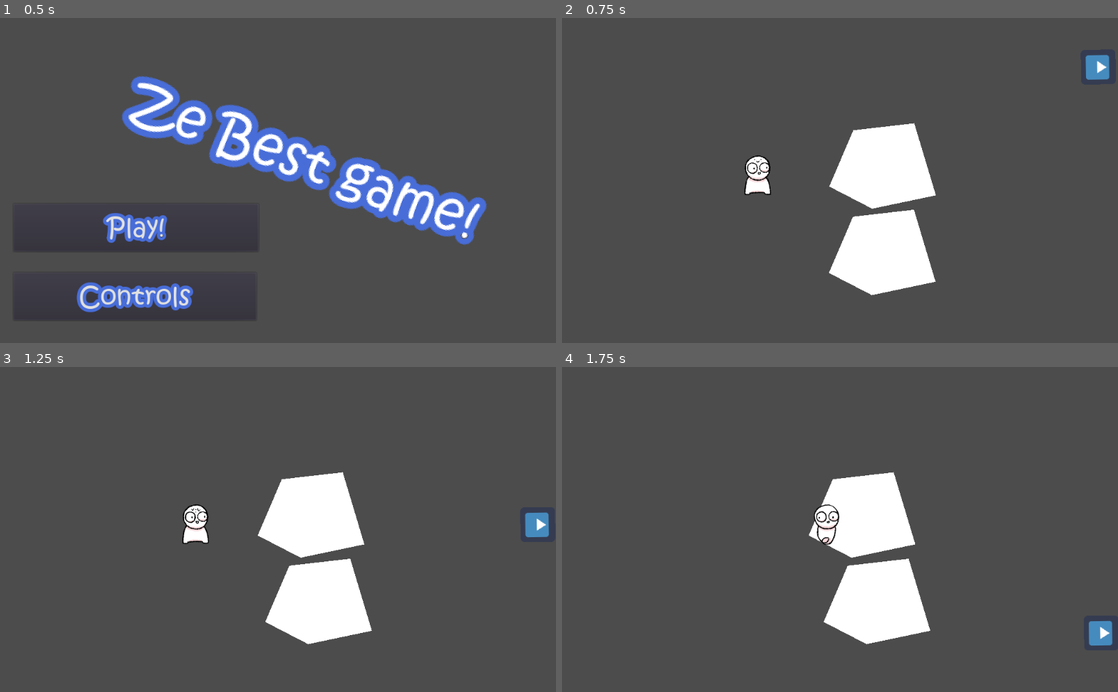
Above: before the commit, frames 1-4 (two rows, left to right).
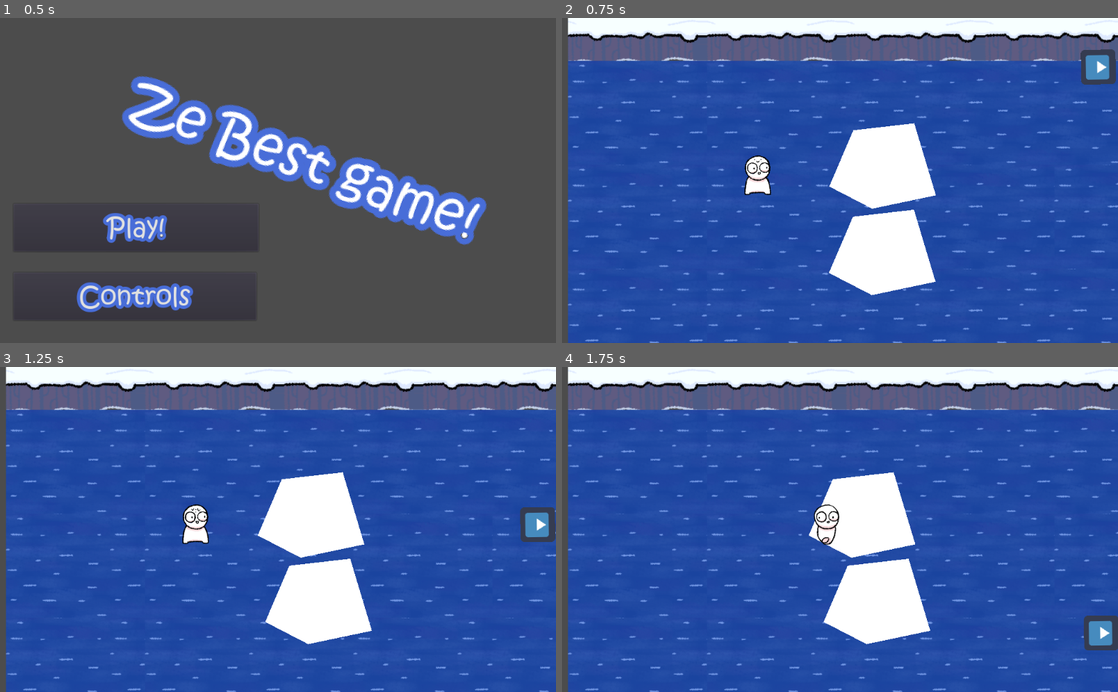
Above: after the commit, the same moments.

Repository: CrushLite/realGMTK2021
Game: Godot game, scene res://Scenes/LevelManager.tscn
Two runs of this game, one before a commit and one after it. Both use one fixed random seed, a clock stepped at 60 frames per second and the inputs below. The engine's default icon, where the game draws it, is replaced by a stand-in: a white triangle on a blue panel in a dark square.
Inputs (mouse positions are in pixels of both pictures, inside the frame that each line leads up to):
- Up to frame 1 (0.5 s): no input
- Up to frame 2 (0.75 s): click "Play!" at 0.5 s
- Up to frame 3 (1.25 s): no input
- Up to frame 4 (1.75 s): move the mouse to (962, 513) at 1.27 s; hold Right (move_right) from 1.28 s (still down); tap X (pull_rope) at 1.35 s; click (962, 513) at 1.42 s

Frame 1 is identical in both runs. In frame 2, 91% of the frame differs, in the area x 1-100%, y 0-100%; in frame 3, 91%; in frame 4, 91%.

Commit message:
Added textures

Diff:
--- a/src/Scenes/Player.tscn
+++ b/src/Scenes/Player.tscn
@@ -8,125 +8,125 @@
 [ext_resource path="res://Art/Panic_balance.png" type="Texture" id=6]
 [ext_resource path="res://Art/Panic heave.png" type="Texture" id=7]
 
-[sub_resource type="CircleShape2D" id=17]
+[sub_resource type="CircleShape2D" id=1]
 radius = 31.1006
 
-[sub_resource type="CircleShape2D" id=18]
+[sub_resource type="CircleShape2D" id=2]
 radius = 1.0
 
-[sub_resource type="AtlasTexture" id=19]
+[sub_resource type="AtlasTexture" id=3]
 flags = 4
 atlas = ExtResource( 4 )
 region = Rect2( 0, 0, 180, 180 )
 
-[sub_resource type="AtlasTexture" id=20]
+[sub_resource type="AtlasTexture" id=4]
 flags = 4
 atlas = ExtResource( 4 )
 region = Rect2( 180, 0, 180, 180 )
 
-[sub_resource type="AtlasTexture" id=3]
+[sub_resource type="AtlasTexture" id=5]
 flags = 4
 atlas = ExtResource( 6 )
 region = Rect2( 0, 0, 180, 180 )
 
-[sub_resource type="AtlasTexture" id=4]
+[sub_resource type="AtlasTexture" id=6]
 flags = 4
 atlas = ExtResource( 6 )
-region = Rect2( 180, 0, 180, 180 )
-
-[sub_resource type="AtlasTexture" id=5]
-flags = 4
-atlas = ExtResource( 3 )
-region = Rect2( 0, 0, 180, 180 )
-
-[sub_resource type="AtlasTexture" id=6]
-flags = 4
-atlas = ExtResource( 3 )
 region = Rect2( 180, 0, 180, 180 )
 
 [sub_resource type="AtlasTexture" id=7]
 flags = 4
 atlas = ExtResource( 3 )
-region = Rect2( 360, 0, 180, 180 )
+region = Rect2( 0, 0, 180, 180 )
 
 [sub_resource type="AtlasTexture" id=8]
 flags = 4
 atlas = ExtResource( 3 )
-region = Rect2( 0, 180, 180, 180 )
+region = Rect2( 180, 0, 180, 180 )
 
 [sub_resource type="AtlasTexture" id=9]
 flags = 4
 atlas = ExtResource( 3 )
+region = Rect2( 360, 0, 180, 180 )
+
+[sub_resource type="AtlasTexture" id=10]
+flags = 4
+atlas = ExtResource( 3 )
+region = Rect2( 0, 180, 180, 180 )
+
+[sub_resource type="AtlasTexture" id=11]
+flags = 4
+atlas = ExtResource( 3 )
 region = Rect2( 180, 180, 180, 180 )
 
-[sub_resource type="AtlasTexture" id=10]
+[sub_resource type="AtlasTexture" id=12]
 flags = 4
 atlas = ExtResource( 5 )
 region = Rect2( 0, 0, 180, 180 )
 
-[sub_resource type="AtlasTexture" id=11]
+[sub_resource type="AtlasTexture" id=13]
 flags = 4
 atlas = ExtResource( 5 )
 region = Rect2( 180, 0, 180, 180 )
 
-[sub_resource type="AtlasTexture" id=12]
+[sub_resource type="AtlasTexture" id=14]
 flags = 4
 atlas = ExtResource( 5 )
 region = Rect2( 0, 180, 180, 180 )
 
-[sub_resource type="AtlasTexture" id=13]
+[sub_resource type="AtlasTexture" id=15]
 flags = 4
 atlas = ExtResource( 5 )
 region = Rect2( 180, 180, 180, 180 )
 
-[sub_resource type="AtlasTexture" id=21]
+[sub_resource type="AtlasTexture" id=16]
 flags = 4
 atlas = ExtResource( 7 )
 region = Rect2( 0, 0, 180, 180 )
 
-[sub_resource type="AtlasTexture" id=22]
+[sub_resource type="AtlasTexture" id=17]
 flags = 4
 atlas = ExtResource( 7 )
 region = Rect2( 180, 0, 180, 180 )
 
-[sub_resource type="AtlasTexture" id=23]
+[sub_resource type="AtlasTexture" id=18]
 flags = 4
 atlas = ExtResource( 7 )
 region = Rect2( 360, 0, 180, 180 )
 
-[sub_resource type="AtlasTexture" id=24]
+[sub_resource type="AtlasTexture" id=19]
 flags = 4
 atlas = ExtResource( 7 )
 region = Rect2( 0, 180, 180, 180 )
 
-[sub_resource type="AtlasTexture" id=25]
+[sub_resource type="AtlasTexture" id=20]
 flags = 4
 atlas = ExtResource( 7 )
 region = Rect2( 180, 180, 180, 180 )
 
-[sub_resource type="SpriteFrames" id=16]
+[sub_resource type="SpriteFrames" id=21]
 animations = [ {
-"frames": [ SubResource( 19 ), SubResource( 20 ) ],
+"frames": [ SubResource( 3 ), SubResource( 4 ) ],
 "loop": true,
 "name": "Idle",
 "speed": 5.0
 }, {
-"frames": [ SubResource( 3 ), SubResource( 4 ) ],
+"frames": [ SubResource( 5 ), SubResource( 6 ) ],
 "loop": true,
 "name": "Balance",
 "speed": 5.0
 }, {
-"frames": [ SubResource( 5 ), SubResource( 6 ), SubResource( 7 ), SubResource( 8 ), SubResource( 9 ) ],
+"frames": [ SubResource( 7 ), SubResource( 8 ), SubResource( 9 ), SubResource( 10 ), SubResource( 11 ) ],
 "loop": true,
 "name": "Yeet",
 "speed": 12.0
 }, {
-"frames": [ SubResource( 10 ), SubResource( 11 ), SubResource( 12 ), SubResource( 13 ) ],
+"frames": [ SubResource( 12 ), SubResource( 13 ), SubResource( 14 ), SubResource( 15 ) ],
 "loop": true,
 "name": "Walk",
 "speed": 12.0
 }, {
-"frames": [ SubResource( 21 ), SubResource( 22 ), SubResource( 23 ), SubResource( 24 ), SubResource( 25 ) ],
+"frames": [ SubResource( 16 ), SubResource( 17 ), SubResource( 18 ), SubResource( 19 ), SubResource( 20 ) ],
 "loop": true,
 "name": "Heave",
 "speed": 12.0
@@ -145,14 +145,14 @@
 script = ExtResource( 1 )
 
 [node name="CollisionShape2D" type="CollisionShape2D" parent="Node/MouseFollower"]
-shape = SubResource( 18 )
+shape = SubResource( 2 )
 
 [node name="AnimatedSprite" type="AnimatedSprite" parent="."]
 position = Vector2( -0.707092, 0 )
 scale = Vector2( 0.5, 0.5 )
-frames = SubResource( 16 )
+frames = SubResource( 21 )
 animation = "Heave"
-frame = 4
+frame = 2
 playing = true
 
 [connection signal="body_entered" from="." to="." method="_on_body_entered"]
--- a/src/Scenes/Rope.tscn
+++ b/src/Scenes/Rope.tscn
@@ -6,3 +6,5 @@
 script = ExtResource( 1 )
 
 [node name="Line2D" type="Line2D" parent="."]
+light_mask = 2
+z_index = 10
--- a/src/Scenes/Stage.tscn
+++ b/src/Scenes/Stage.tscn
@@ -1,6 +1,8 @@
-[gd_scene load_steps=8 format=2]
+[gd_scene load_steps=11 format=2]
 
 [ext_resource path="res://Scenes/platform.tscn" type="PackedScene" id=1]
+[ext_resource path="res://Art/Bank tile.png" type="Texture" id=2]
+[ext_resource path="res://Art/Water tile.png" type="Texture" id=3]
 [ext_resource path="res://Scripts/PlatformKiller.gd" type="Script" id=5]
 [ext_resource path="res://Scripts/PlatformSpawner.gd" type="Script" id=6]
 [ext_resource path="res://Art/icon.png" type="Texture" id=7]
@@ -13,6 +15,36 @@
 
 [sub_resource type="RectangleShape2D" id=2]
 extents = Vector2( 10, 643.931 )
+
+[sub_resource type="TileSet" id=3]
+0/name = "Bank tile.png 0"
+0/texture = ExtResource( 2 )
+0/tex_offset = Vector2( 0, 0 )
+0/modulate = Color( 1, 1, 1, 1 )
+0/region = Rect2( 0, 0, 256, 256 )
+0/tile_mode = 0
+0/occluder_offset = Vector2( 0, 0 )
+0/navigation_offset = Vector2( 0, 0 )
+0/shape_offset = Vector2( 0, 0 )
+0/shape_transform = Transform2D( 1, 0, 0, 1, 0, 0 )
+0/shape_one_way = false
+0/shape_one_way_margin = 0.0
+0/shapes = [  ]
+0/z_index = 0
+1/name = "Water tile.png 1"
+1/texture = ExtResource( 3 )
+1/tex_offset = Vector2( 0, 0 )
+1/modulate = Color( 1, 1, 1, 1 )
+1/region = Rect2( 0, 0, 256, 256 )
+1/tile_mode = 0
+1/occluder_offset = Vector2( 0, 0 )
+1/navigation_offset = Vector2( 0, 0 )
+1/shape_offset = Vector2( 0, 0 )
+1/shape_transform = Transform2D( 1, 0, 0, 1, 0, 0 )
+1/shape_one_way = false
+1/shape_one_way_margin = 0.0
+1/shapes = [  ]
+1/z_index = 0
 
 [node name="Stage" type="Node2D"]
 
@@ -52,5 +84,12 @@
 [node name="Player" parent="." instance=ExtResource( 12 )]
 position = Vector2( 362.039, 289.914 )
 
+[node name="TileMap" type="TileMap" parent="."]
+position = Vector2( 11.3137, -113.137 )
+z_index = -1
+tile_set = SubResource( 3 )
+format = 1
+tile_data = PoolIntArray( 0, 0, 0, 4, 0, 0, 8, 0, 0, 12, 0, 0, 196608, 1, 0, 196611, 1, 0, 196612, 1, 0, 196615, 1, 0, 196618, 1, 0, 196621, 1, 0, 393216, 1, 0, 393219, 1, 0, 393220, 1, 0, 393223, 1, 0, 393226, 1, 0, 393229, 1, 0, 393230, 1, 0, 589824, 1, 0, 589827, 1, 0, 589828, 1, 0, 589831, 1, 0, 589834, 1, 0, 589837, 1, 0 )
+
 [connection signal="timeout" from="PlatformSpawner/SpawnTimer" to="PlatformSpawner" method="_on_SpawnTimer_timeout"]
 [connection signal="body_entered" from="PlatformKiller" to="PlatformKiller" method="_on_PlatformKiller_body_entered"]
--- a/src/Scenes/platform.tscn
+++ b/src/Scenes/platform.tscn
@@ -21,4 +21,5 @@
 texture = ExtResource( 2 )
 
 [node name="Polygon2D" type="Polygon2D" parent="."]
+z_as_relative = false
 polygon = PoolVector2Array( -43.584, -47.113, 68.662, -60.0213, 108.509, 72.9903, -8.78775, 97.6844, -87.9212, 56.7146 )
--- a/src/Scenes/rope_anchor_base.tscn
+++ b/src/Scenes/rope_anchor_base.tscn
@@ -1,7 +1,7 @@
 [gd_scene load_steps=4 format=2]
 
 [ext_resource path="res://Scripts/rope_anchor_base.gd" type="Script" id=1]
-[ext_resource path="res://Art/icon.png" type="Texture" id=2]
+[ext_resource path="res://Art/Hook.png" type="Texture" id=2]
 [ext_resource path="res://Art/Rope.png" type="Texture" id=3]
 
 [node name="rope_anchor_base" type="Position2D"]
@@ -25,3 +25,9 @@
 texture = ExtResource( 2 )
 
 [node name="Tween" type="Tween" parent="."]
+
+[node name="Hook" type="Area2D" parent="."]
+
+[node name="Sprite" type="Sprite" parent="Hook"]
+scale = Vector2( 0.6, 0.6 )
+texture = ExtResource( 2 )
--- a/src/Scripts/rope_anchor_base.gd
+++ b/src/Scripts/rope_anchor_base.gd
@@ -7,6 +7,7 @@
 
 func init():
 	var anchor_target : Position2D = get_node(anchor_target_path)
+
 	print("finding anchor target: ", anchor_target)
 	$rope.length = global_position.distance_to(anchor_target.global_position)
 	$rope.rest_length = $rope.length
@@ -22,6 +23,8 @@
 
 	$rope.node_a = get_parent().get_path()
 	$rope.node_b = anchor_target.get_parent().get_path()
+
+
 
 
 func pull(amount):
@@ -57,7 +60,9 @@
 
 func update_point0(new_pos):
 	$Line2D.set_point_position(1, new_pos)
+	$Hook.set_position(new_pos)
 
 func on_throw_complete():
+
 	emit_signal("attached")
 	init()
Binary file added: src/Art/Bank tile.png
Not shown, added: src/Art/Bank tile.png.import
Not shown: 1 places in src/Scenes/Player.tscn that only renumber resources
Not shown, added: src/Ice_breeze.m4a
Not shown, added: src/Other/Fonts/Ice_breeze.m4a
Not shown, added: src/Scenes/Ice_breeze.m4a
